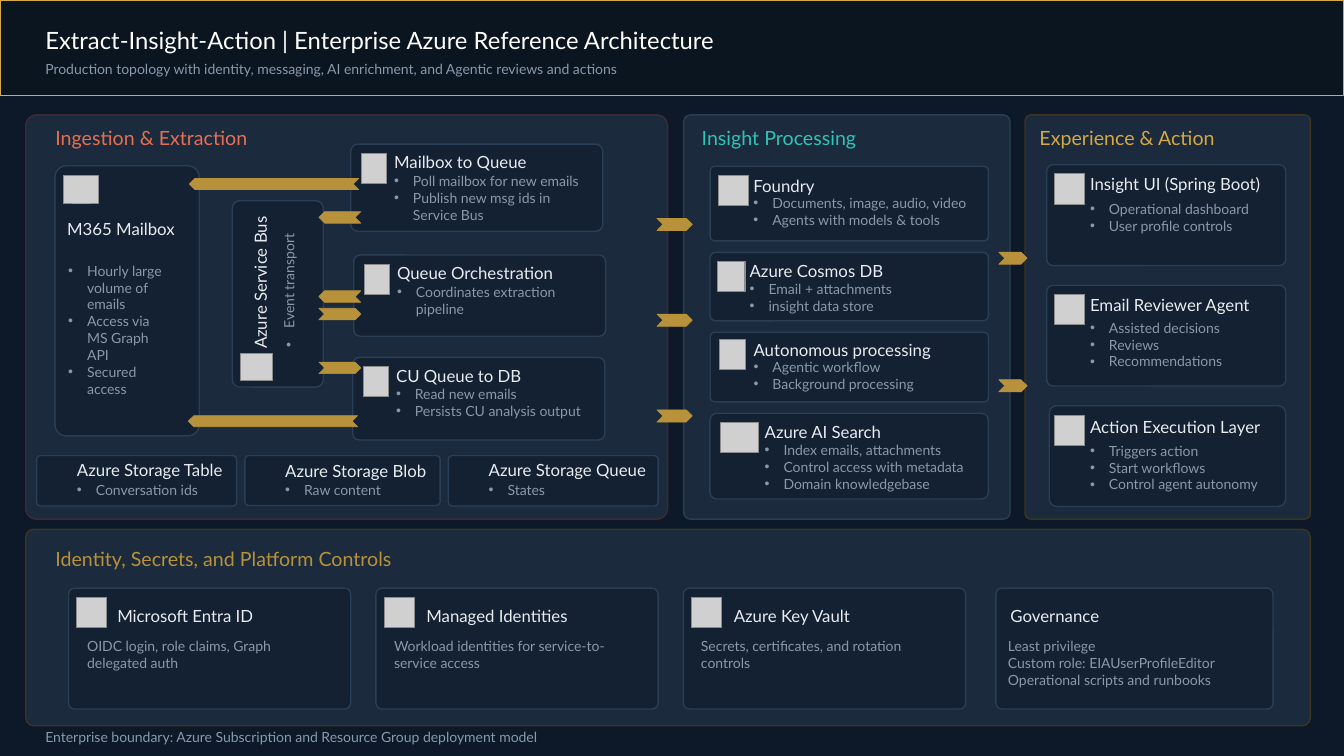
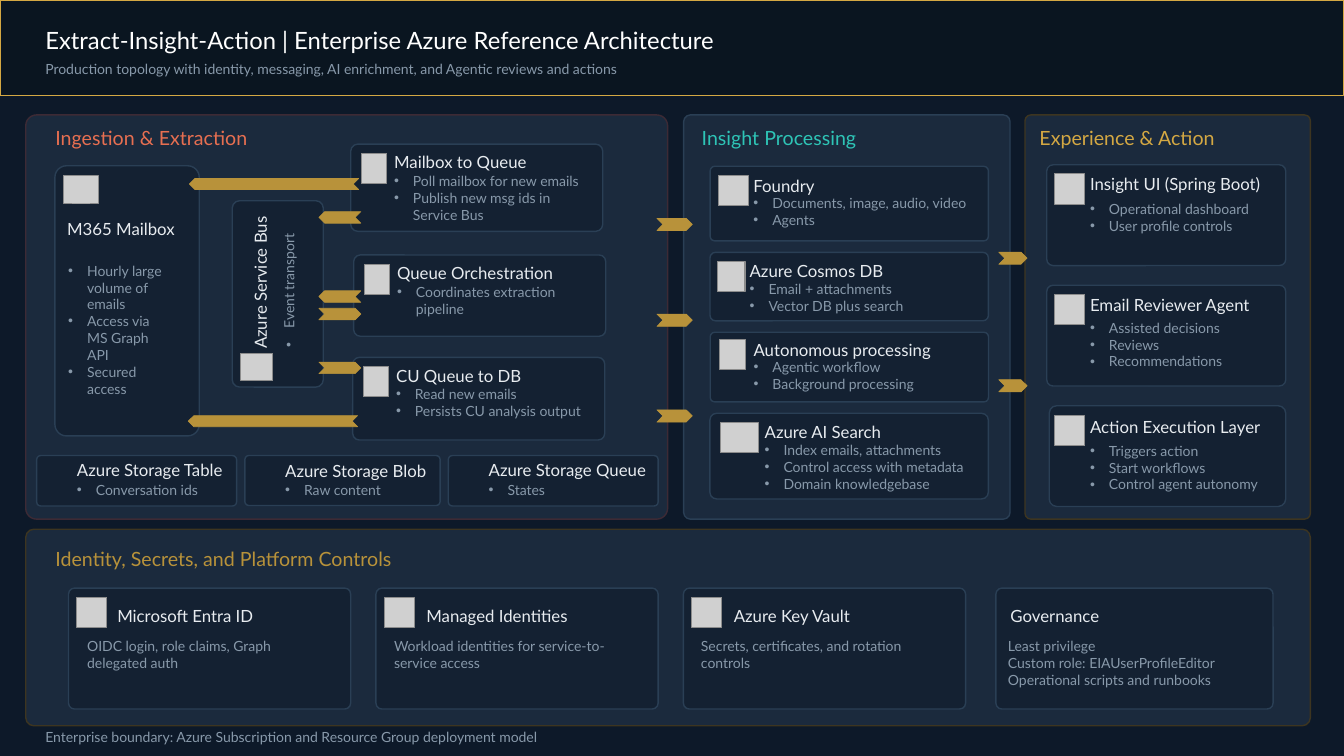
Before and after one commit to tirtho/extract-insight-action, a slide deck: slide 2 of Extract-Insight-Action-Architecture-Enterprise.pptx. Drawn at 1344x756 pixels with LibreOffice and Linux fonts; fonts in the diff are those of the drawing; grey boxes stand for pictures; background and template pictures are left out. Boxes give left, top, right and bottom in pixels: in the first picture for what was removed or moved away, otherwise in the second. Text is boxed around its words. In the diff, an @@ line names an element or a change of style, - is before the commit and + after.

```diff
--- a/Extract-Insight-Action-Architecture-Enterprise.pptx
+++ b/Extract-Insight-Action-Architecture-Enterprise.pptx
@@ text at [772,215,815,228]: text changed @@
-• Agents with models & tools
+• Agents
@@ text at [769,301,904,313]: text changed @@
-• insight data store
+• Vector DB plus search
```
Also in this commit, not shown: 5 other files.
